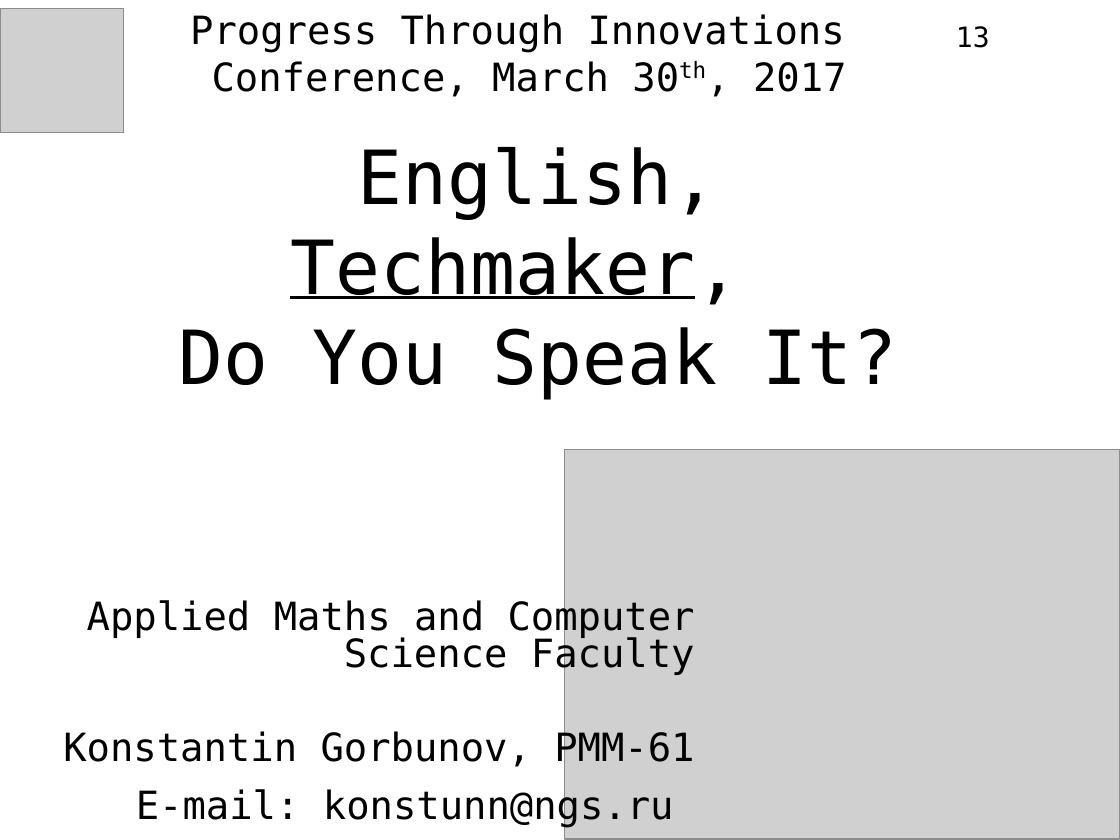
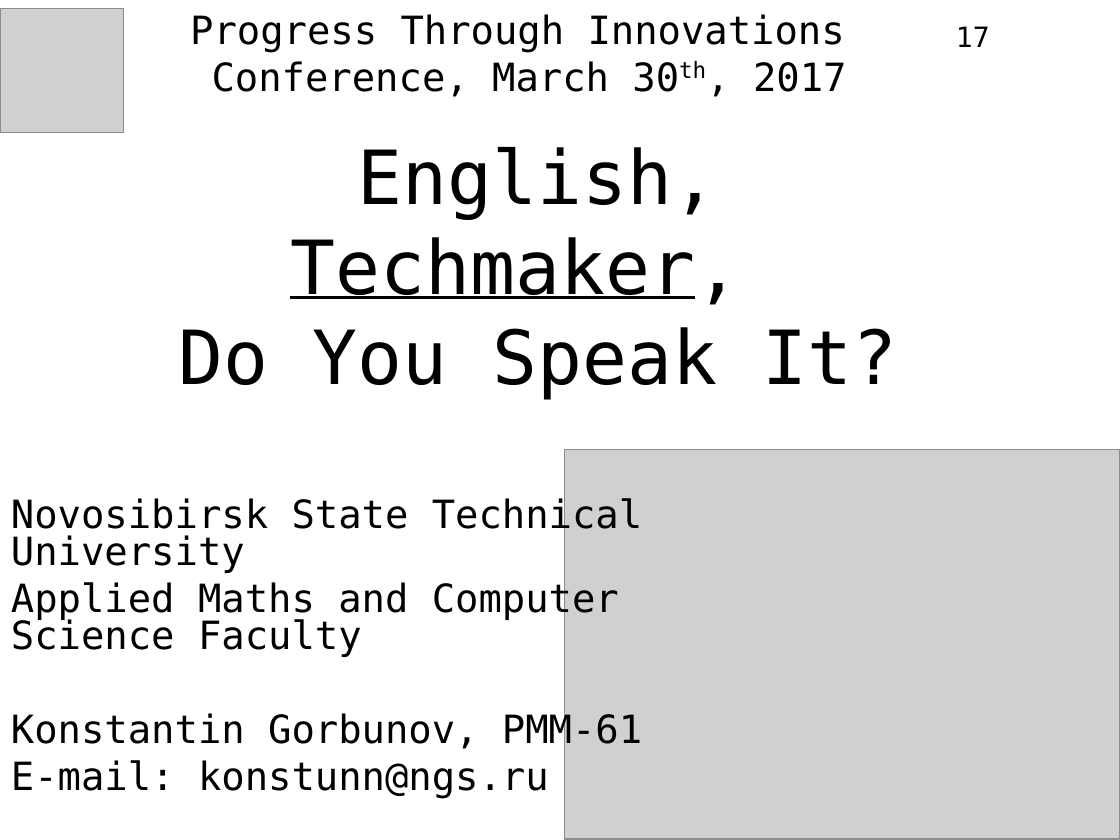
Before and after one commit to konstunn/eng, a slide deck: slide 17 of sem2/eng4tech/english4techmakers.odp (slide 13 before the commit). Drawn at 1120x840 pixels with LibreOffice and Linux fonts; fonts in the diff are those of the drawing; grey boxes stand for pictures. Boxes give left, top, right and bottom in pixels: in the first picture for what was removed or moved away, otherwise in the second. Text is boxed around its words. In the diff, an @@ line names an element or a change of style, - is before the commit and + after.

```diff
--- a/sem2/eng4tech/english4techmakers.odp
+++ b/sem2/eng4tech/english4techmakers.odp
@@ page number at [956, 26, 990, 47]: text changed @@
-13
+17
@@ text "Novosibirsk State Technical University": place and size @@
-text "Novosibirsk State Technical University" at [63, 598, 695, 769]
+text "Novosibirsk State Technical University" at [11, 496, 642, 798]
@@ text at [11, 496, 642, 573]: paragraph added @@
+Novosibirsk State Technical University
@@ text at [11, 580, 642, 752]: alignment right to left @@
@@ text at [11, 760, 549, 798]: paragraph added @@
+E-mail: konstunn@ngs.ru
@@ text removed at [136, 787, 674, 827] @@
-E-mail: konstunn@ngs.ru
```
Also in this commit, not shown: 9 other slides changed, 6 slides added, 2 slides removed, 34 other files.
